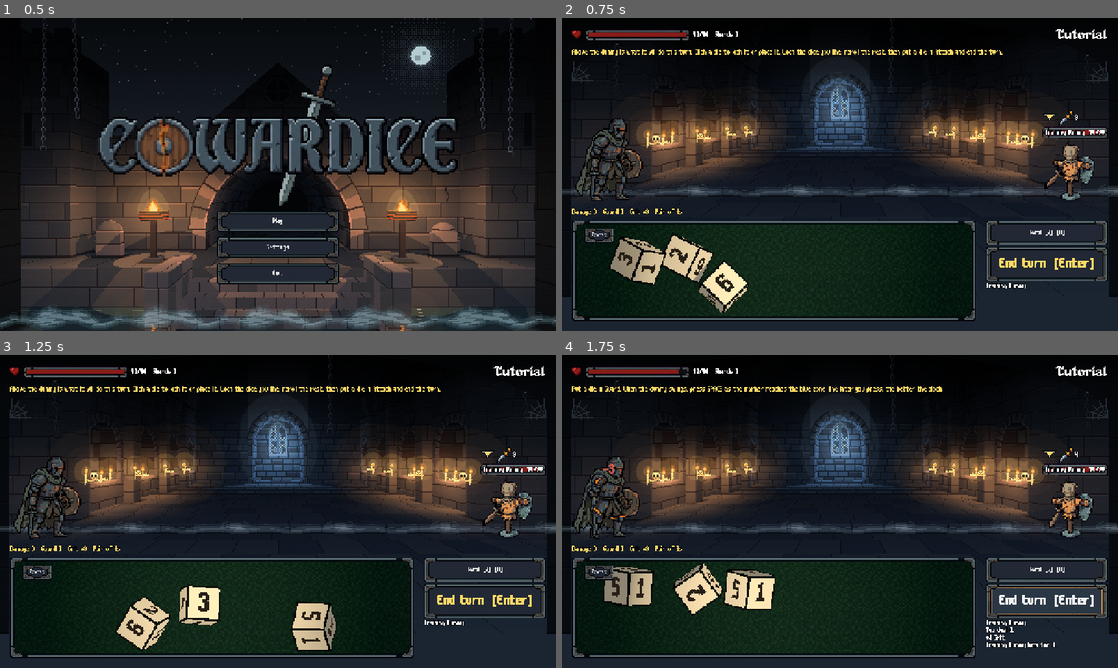
Above: before the commit, frames 1-4 (two rows, left to right).
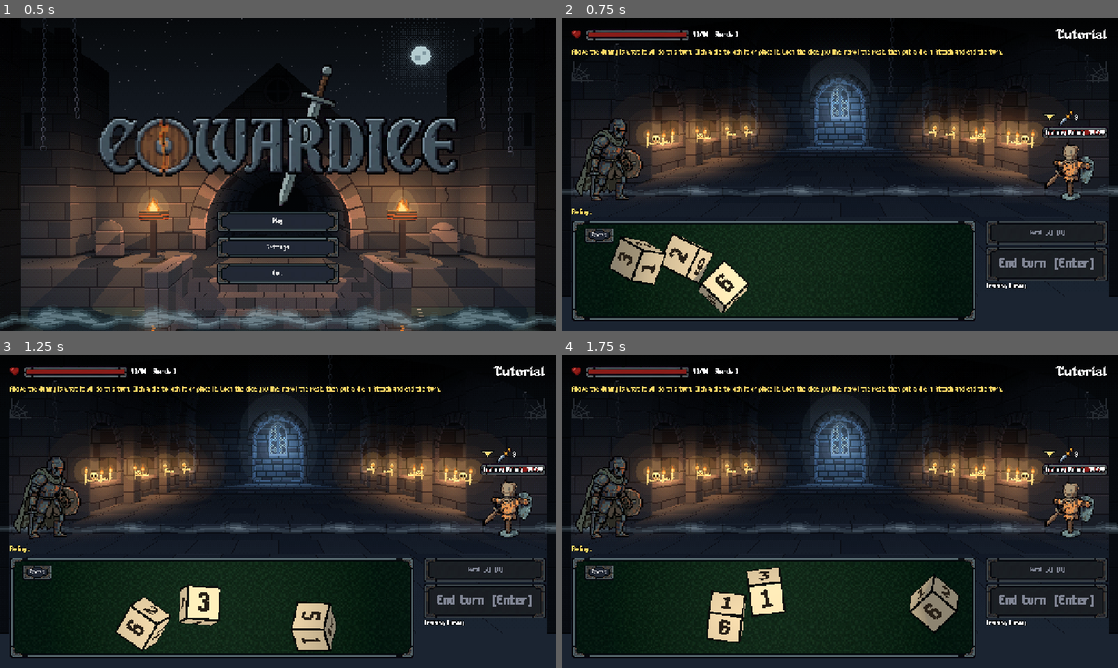
Above: after the commit, the same moments.

Repository: Xygnite/cowardice
Game: Godot game, scene res://main.tscn
The game is run twice, just before and just after one commit, with the same random seed, the same clock (stepped at 60 frames per second) and the same inputs. Sound files missing from this copy of the repository are replaced by a short silence.
Inputs (mouse positions are in pixels of both pictures, inside the frame that each line leads up to):
- Up to frame 1 (0.5 s): no input
- Up to frame 2 (0.75 s): click "Play" at 0.5 s
- Up to frame 3 (1.25 s): no input
- Up to frame 4 (1.75 s): click (1045, 602) at 1.25 s, where only the run before the commit has a clickable "End turn [Enter]"

Frame 1 is identical in both runs. In frame 2, 1.1% of the frame differs, in the area x 2-98%, y 60-84%; in frame 3, 1.1%; in frame 4, 9.7%, in the area x 1-98%, y 4-94%.

Commit message:
Dice roll for real: the face that lands on top is the value
The dice tumble with no steering; once every thrown die settles (a die
leaning on a wall settles onto the face pointing most upward), the combat
and event screens read the faces and replace Combat's provisional roll.
Buttons, die clicks and end turn wait for the landing. Only the
tutorial's pair turn still steers its dice onto the rigged pair.

The once-per-throw rattle is gone: each die clacks when it bumps the
floor, a wall or another die, louder the harder, with a little pitch
spread and a per-die throttle. assets/audio/dice_clack.wav is a single
clack cut from dice.wav.

test_fight_flow checks every die's value is its top face after the
opening throw and rerolls, that no steering torque is applied, and that
the pair turn still lands a pair.

Co-Authored-By: Claude Opus 5.5 <noreply@anthropic.com>

Diff:
--- a/scripts/combat.gd
+++ b/scripts/combat.gd
@@ -179,6 +179,7 @@
 
 
 ## Rolls the dice at the indices in `which`; returns their new values in order.
+## On screen these are provisional: the thrown dice's landed faces replace them (as for every roll here).
 func roll_dice(which: Array) -> Array:
 	var out: Array = []
 	for i in which:
@@ -243,8 +244,13 @@
 		d.locked = false
 		d.slot = Slot.NONE
 		_roll(d)
-	if enemies[0].type.get("rig_pair_turn", -1) == turn:
+	if rigged_turn():
 		dice[1].value = dice[0].value
+
+
+## This turn's opening roll is fixed to hold a pair (the tutorial's Cleave lesson); the screen steers the dice onto it.
+func rigged_turn() -> bool:
+	return enemies[0].type.get("rig_pair_turn", -1) == turn
 
 
 func alive(i: int) -> bool:
--- a/scripts/combat_screen.gd
+++ b/scripts/combat_screen.gd
@@ -24,7 +24,6 @@
 const LOG_LINES := 4
 const STRIKE_DELAY := 0.2  # seconds into an enemy's attack animation when the blow lands
 const MENU_LOCK := 100  # die menu id for lock/unlock; the other ids are Combat.Slot values
-const DICE_SFX := preload("res://assets/audio/dice.wav")
 const HIT_SFX := preload("res://assets/audio/hit.wav")
 const BLOCK_SFX := preload("res://assets/audio/block.wav")
 
@@ -54,7 +53,8 @@
 
 var combat: Combat  # set by game.gd before the screen enters the tree
 var backdrop := "fight"  # the floor's fight picture, assets/ui/bg_<backdrop>.webp; set by game.gd
-var busy := false  # true while the enemies act, and after the fight ends
+var busy := false  # true while the dice are in the air or the enemies act, and after the fight ends
+var rolling: Array = []  # indices of the dice in the air; their values aren't known until they land
 var acting := -1  # enemy currently acting, highlighted
 
 var hp_label: Label
@@ -99,7 +99,7 @@
 	if combat.is_boss_fight():
 		_log("Something large stirs below.")
 	_refresh()
-	_roll_anim(range(combat.dice.size()))
+	_roll_anim(range(combat.dice.size()), combat.rigged_turn())
 
 
 func _unhandled_input(event: InputEvent) -> void:
@@ -207,9 +207,7 @@
 		_end(true)
 	else:
 		combat.start_turn()
-		busy = false
-		_refresh()
-		_roll_anim(range(combat.dice.size()).filter(func(i): return combat.dice[i].buried == 0))
+		_roll_anim(range(combat.dice.size()).filter(func(i): return combat.dice[i].buried == 0), combat.rigged_turn())
 
 
 ## Plays one move of a rig from scenes/, then falls back to idle; await it to wait for the move to land.
@@ -265,10 +263,10 @@
 	murmur_label.text = lines[mini(combat.dungeon_turns, lines.size() - 1)] if murmurs else ""
 	for i in combat.dice.size():
 		var d: Dictionary = combat.dice[i]
-		var art := "cursed" if d.value == Combat.CURSE else ("locked" if d.locked else ("placed" if d.slot != Combat.Slot.NONE else "bone"))
+		var art := "cursed" if d.value == Combat.CURSE and i not in rolling else ("locked" if d.locked else ("placed" if d.slot != Combat.Slot.NONE else "bone"))
 		tray.show_die(i, d.faces, d.value, art, SLOT_ICONS[d.slot], d.locked, d.buried > 0)
 	var pair := "   Pair of %ds" % combat.rolled_pair() if combat.rolled_pair() else ""
-	summary_label.text = "Damage %d   Guard %d   Grit +%d%s" % [combat.preview_damage(), combat.guard_total(), combat.unplaced_count(), pair]
+	summary_label.text = "Rolling..." if rolling else "Damage %d   Guard %d   Grit +%d%s" % [combat.preview_damage(), combat.guard_total(), combat.unplaced_count(), pair]
 	summary_label.add_theme_color_override("font_color", UI.GOLD if combat.rolled_pair() and not combat.cleave_ready() else Color.WHITE)
 	reroll_button.text = "Reroll (%d)  [R]" % combat.rerolls
 	reroll_button.disabled = busy or combat.rerolls == 0
@@ -484,10 +482,19 @@
 	faces_popup.popup(Rect2i(Vector2i(faces_button.get_global_rect().end), faces_popup.size))
 
 
-## Tumbles the dice at `which` (indices) onto the values they just rolled.
-func _roll_anim(which: Array) -> void:
-	tray.throw(which)
-	_sfx(DICE_SFX)
+## Throws the dice at `which` (indices); the faces they land on become their values. Until then the
+## screen is busy, so nothing acts on Combat's provisional roll. `steer` lands them on that roll instead.
+func _roll_anim(which: Array, steer := false) -> void:
+	busy = true
+	rolling = which
+	_refresh()
+	tray.throw(which, steer)
+	await tray.landed
+	for i in which:
+		combat.dice[i].value = tray.dice[i].value
+	rolling = []
+	busy = false
+	_refresh()
 
 
 func _sfx(stream: AudioStream) -> void:
--- a/scripts/dice_tray.gd
+++ b/scripts/dice_tray.gd
@@ -2,12 +2,14 @@
 extends Control
 ## The dice as 3D cubes in a walled tray, seen from above, rendered at low resolution and scaled up so
 ## they stay pixel art. A roll throws them in from the left as rigid bodies: they bounce off the walls
-## and knock into each other (and into locked dice, which stay put). Once a die slows down, a hidden
-## torque tips it onto the face the game rolled and squares it to the screen, then it is pinned there.
+## and knock into each other (and into locked dice, which stay put), clacking on every bump. Whatever
+## face ends up on top is the roll: once a die stops, it is squared to the screen on that face and
+## pinned there (a die left leaning on a wall settles onto the face pointing most upward).
+## A steered throw (the tutorial's pair turn) instead tips each die onto its given value with a hidden torque.
 ## Each side shows one of the die's faces, on the die art from assets/ui/cut/die_<art>.png.
 
 signal die_clicked(i: int)
-signal landed  # once per throw, when its last die is pinned
+signal landed  # once per throw, when its last die is pinned; each die's value is then the face it shows
 
 const PIXEL := 2  # screen pixels per rendered pixel
 const UNIT := 80.0  # screen pixels per cube width, on the tray floor
@@ -38,6 +40,11 @@
 const SETTLED_SPEED := 0.4
 const GIVE_UP := 3.0  # seconds; a die still not settled (wedged on a wall, say) is eased into place
 const EASE_TIME := 0.25
+const SLOW_TIME := 0.25  # seconds a die must stay stopped before a crooked one is settled onto its top face
+const CLACK := preload("res://assets/audio/dice_clack.wav")  # cut from dice.wav
+const CLACK_MIN := 1.5  # cube widths per second of speed lost or gained in one step; gentler touches are silent
+const CLACK_LOUD := 12.0  # a jolt this hard plays at full volume
+const CLACK_GAP := 0.08  # seconds; one die clacks no more often, so a die chattering on the floor doesn't buzz
 
 ## Turns that bring each side to face +Z; faces[k] is drawn on side k.
 const SIDES := [
@@ -56,9 +63,11 @@
 var camera: Camera3D
 var walls: Array[CollisionShape3D] = []  # left, right, top, bottom; moved to the tray's edges on resize
 ## Per die: body (the RigidBody3D), cube (its mesh), labels, chain, slot (2D badge) with its icon,
-## faces, value, rolling, and t (seconds since thrown).
+## clack (its AudioStreamPlayer), faces, value, rolling, steer, t (seconds since thrown),
+## slow (seconds it has been stopped), last_v (velocity a step ago) and quiet (seconds until it may clack).
 var dice: Array[Dictionary] = []
 var in_flight := false  # a throw has dice still rolling; landed fires when none are
+var torques := 0  # steering pushes so far; tests check a fair throw makes none
 
 
 func _init() -> void:
@@ -180,8 +189,13 @@
 	slot.add_child(icon)
 	slot.mouse_filter = Control.MOUSE_FILTER_IGNORE
 	add_child(slot)
+	var clack := AudioStreamPlayer.new()  # one per die, so each clack keeps its own volume and pitch
+	clack.stream = CLACK
+	clack.bus = "SFX"
+	add_child(clack)
 	dice.append({"body": body, "cube": cube, "labels": labels, "chain": chain, "rubble": rubble, "slot": slot, "icon": icon,
-		"faces": [], "value": 0, "rolling": false, "t": 0.0})
+		"clack": clack, "faces": [], "value": 0, "rolling": false, "steer": false, "t": 0.0, "slow": 0.0,
+		"last_v": Vector3.ZERO, "quiet": 0.0})
 	for i in dice.size():  # the row stays centred as it grows
 		dice[i].body.position = _spot(i)
 
@@ -189,7 +203,7 @@
 ## Shows die i's faces in `art` (bone, locked, placed, cursed) with `value` up, and the icon
 ## assets/ui/cut/slot_<slot_icon>.png in its top-right corner, or none if `slot_icon` is empty;
 ## a locked die is wrapped in chains, a buried one heaped with rubble.
-## Mid-throw it only repaints; the throw lands on its own value.
+## Mid-throw it only repaints; the throw lands on whatever face comes up.
 func show_die(i: int, faces: Array, value: int, art: String, slot_icon: String, locked: bool, buried := false) -> void:
 	var d := dice[i]
 	d.faces = faces
@@ -202,11 +216,12 @@
 	d.chain.visible = locked
 	d.rubble.visible = buried
 	if not d.rolling:
-		d.body.quaternion = _rest(d)
-
-
-## Throws the dice at `which` (indices) in from the left; each lands on its current value.
-func throw(which: Array) -> void:
+		d.body.quaternion = _rest(d, d.body.quaternion)
+
+
+## Throws the dice at `which` (indices) in from the left. Each lands on whatever face comes up, its
+## value once `landed` fires; with `steer`, each is tipped onto its current value instead.
+func throw(which: Array, steer := false) -> void:
 	if size.x == 0:
 		# The walls need the tray's size, and a new screen resizes it more than once while it lays out:
 		# throwing after the first would spawn dice where the walls then close in and shove them out.
@@ -217,7 +232,9 @@
 		var d := dice[which[n]]
 		var body: RigidBody3D = d.body
 		d.rolling = true
+		d.steer = steer
 		d.t = 0.0
+		d.slow = 0.0
 		# Out of the hand in a loose line, so no two start inside each other.
 		var lane := 0.0 if which.size() == 1 else lerpf(-depth, depth, float(n) / (which.size() - 1))
 		body.position = Vector3(-_half_width() + 0.7 + n * 1.1, 1.5, lane)
@@ -226,6 +243,7 @@
 		body.linear_velocity = Vector3(randf_range(THROW_SPEED.x, THROW_SPEED.y), randf_range(0, 2), randf_range(-2, 2))
 		body.angular_velocity = Vector3(randf_range(-1, 1), randf_range(-1, 1), randf_range(-1, 1)).normalized() * THROW_SPIN
 		body.sleeping = false
+		d.last_v = body.linear_velocity  # the throw itself is no bump
 	in_flight = true
 
 
@@ -235,17 +253,52 @@
 			continue
 		var body: RigidBody3D = d.body
 		d.t += delta
+		_clack(d, delta)
+		if not d.steer:
+			d.value = d.faces[_top(d)]  # the roll is whatever is up; _rest then squares the die on it
 		var rest := _rest(d, body.quaternion)
 		var off := _turn_between(body.quaternion, rest)
 		var angle := off.get_angle()
-		if angle < NEARLY_SQUARE and body.linear_velocity.length() < SETTLED_SPEED and body.angular_velocity.length() < SETTLED_SPEED:
-			# Friction can hold a die a few degrees off, where the steering is too weak to finish; nudge it.
+		var stopped := body.linear_velocity.length() < SETTLED_SPEED and body.angular_velocity.length() < SETTLED_SPEED
+		d.slow = d.slow + delta if stopped else 0.0
+		if angle < NEARLY_SQUARE and stopped:
+			# Friction can hold a die a few degrees off, where it would rest crooked; nudge it.
 			_pin(d, 0.0 if angle < SETTLED_ANGLE else NUDGE_TIME)
-		elif d.t > GIVE_UP:
+		elif d.t > GIVE_UP or (not d.steer and d.slow > SLOW_TIME):
 			_pin(d, EASE_TIME)
-		elif body.linear_velocity.length() < STEER_BELOW and angle > 0.001:
+		elif d.steer and body.linear_velocity.length() < STEER_BELOW and angle > 0.001:
 			# Torque toward the rest pose, damped so it does not wobble.
 			body.apply_torque(off.get_axis() * angle * STEER - body.angular_velocity * DAMP)
+			torques += 1
+
+
+## Plays a die's clack when its velocity jumps (it hit the floor, a wall or another die), louder the harder.
+func _clack(d: Dictionary, delta: float) -> void:
+	var v: Vector3 = d.body.linear_velocity
+	var jolt: float = (v - d.last_v).length()
+	d.last_v = v
+	d.quiet -= delta
+	if jolt < CLACK_MIN or d.quiet > 0:
+		return
+	d.quiet = CLACK_GAP
+	d.clack.volume_db = linear_to_db(clampf(jolt / CLACK_LOUD, 0.1, 1.0))
+	d.clack.pitch_scale = randf_range(0.9, 1.12)
+	d.clack.play()
+
+
+## The side of die i facing most upward, as an index into its faces.
+func top_face(i: int) -> int:
+	return _top(dice[i])
+
+
+func _top(d: Dictionary) -> int:
+	var best := 0
+	var basis: Basis = d.body.global_basis
+	for k in SIDES.size():
+		# Side k's outward normal, as the labels are placed: the turn that faces it to +Z, undone.
+		if (basis * (Basis.from_euler(SIDES[k]).inverse() * Vector3.BACK)).y > (basis * (Basis.from_euler(SIDES[best]).inverse() * Vector3.BACK)).y:
+			best = k
+	return best
 
 
 ## Stops a die and sets it exactly in its rest pose where it lies, easing there over `time` seconds.
--- a/scripts/event_screen.gd
+++ b/scripts/event_screen.gd
@@ -74,8 +74,6 @@
 			which = range(combat.dice.size())
 	var rolled: Array = combat.roll_dice(which)
 	if which:
-		for i in which:
-			_show_die(i)
 		var thrown := which.duplicate()
 		if id == "gambler":
 			for k in 3:
@@ -87,6 +85,10 @@
 		tray.throw(thrown)
 		await tray.landed
 		busy = false
+		rolled = thrown.map(func(i): return tray.dice[i].value)  # the faces that came up are the roll
+		for i in which:
+			combat.dice[i].value = tray.dice[i].value
+			_show_die(i)
 	tries += 1
 	var result: Dictionary = Events.resolve(id, choice, combat, rolled, tries)
 	text.text = result.text
--- a/tests/test_fight_flow.gd
+++ b/tests/test_fight_flow.gd
@@ -25,6 +25,7 @@
 	OS.add_logger(errors)
 	Engine.time_scale = SPEED
 	await _map_moves()
+	await _fair_throws()
 	await _play_events()
 	await _hulk_swap()
 	await _two_floors()
@@ -134,6 +135,38 @@
 	print("fight %s: %d turns, %s" % [fight, turns, "won" if game.combat.fight_won() else "lost"])
 
 
+## Every throw on the real screen is fair: each die's value is the face its body shows on top, and no
+## steering torque touches the dice, except on the tutorial's pair turn, which still lands its pair.
+func _fair_throws() -> void:
+	var errors_before := errors.count
+	var game: Node = await _new_game()
+	game.combat.start_group(["skeleton"])
+	game._show_fight(game._on_fight_finished)
+	var screen: CombatScreen = game.screen
+	for throw in 3:  # the opening throw, then two rerolls
+		if throw > 0:
+			screen._on_reroll()
+		check(screen.busy and screen.summary_label.text == "Rolling...", "throw %d: the screen waits for the dice" % throw)
+		while screen.busy:
+			await process_frame
+		var ok := true
+		for i in screen.combat.dice.size():
+			ok = ok and screen.combat.dice[i].value == screen.combat.dice[i].faces[screen.tray.top_face(i)]
+		check(ok, "throw %d: every die's value is the face it shows" % throw)
+	check(screen.tray.torques == 0, "fair throws are never steered (got %d pushes)" % screen.tray.torques)
+	screen.combat.start_group(["dummy"])
+	screen.combat.turn = screen.combat.enemies[0].type.rig_pair_turn
+	screen.combat.start_turn()
+	screen._roll_anim(range(screen.combat.dice.size()), screen.combat.rigged_turn())
+	while screen.busy:
+		await process_frame
+	check(screen.combat.dice[0].value == screen.combat.dice[1].value, "the tutorial's pair turn still lands a pair")
+	check(screen.combat.dice[1].value == screen.combat.dice[1].faces[screen.tray.top_face(1)], "and the pair is what the dice show")
+	check(errors.count == errors_before, "fair throws run with no errors (got %d)" % (errors.count - errors_before))
+	game.queue_free()
+	await process_frame
+
+
 ## A Hulk dies on screen: its slot shows Rubble's name and HP, the log says so, no engine errors.
 func _hulk_swap() -> void:
 	var errors_before := errors.count
@@ -141,6 +174,8 @@
 	game.combat.start_group(["hulk"])
 	game._show_fight(game._on_fight_finished)
 	var screen: CombatScreen = game.screen
+	while screen.busy:  # the opening throw lands first
+		await process_frame
 	screen.combat.enemies[0].hp = 3
 	screen.combat.turn = 1  # the Hulk attacks instead of guarding, so any hit kills
 	screen.combat.start_turn()
Not shown, added: assets/audio/dice_clack.wav.import
Not shown, added: assets/audio/dice_clack.wav
